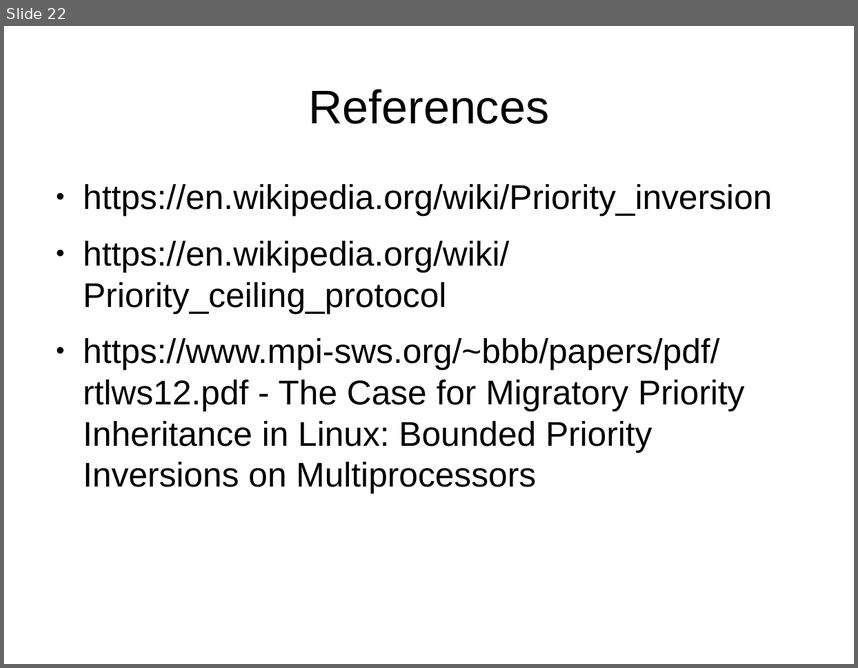
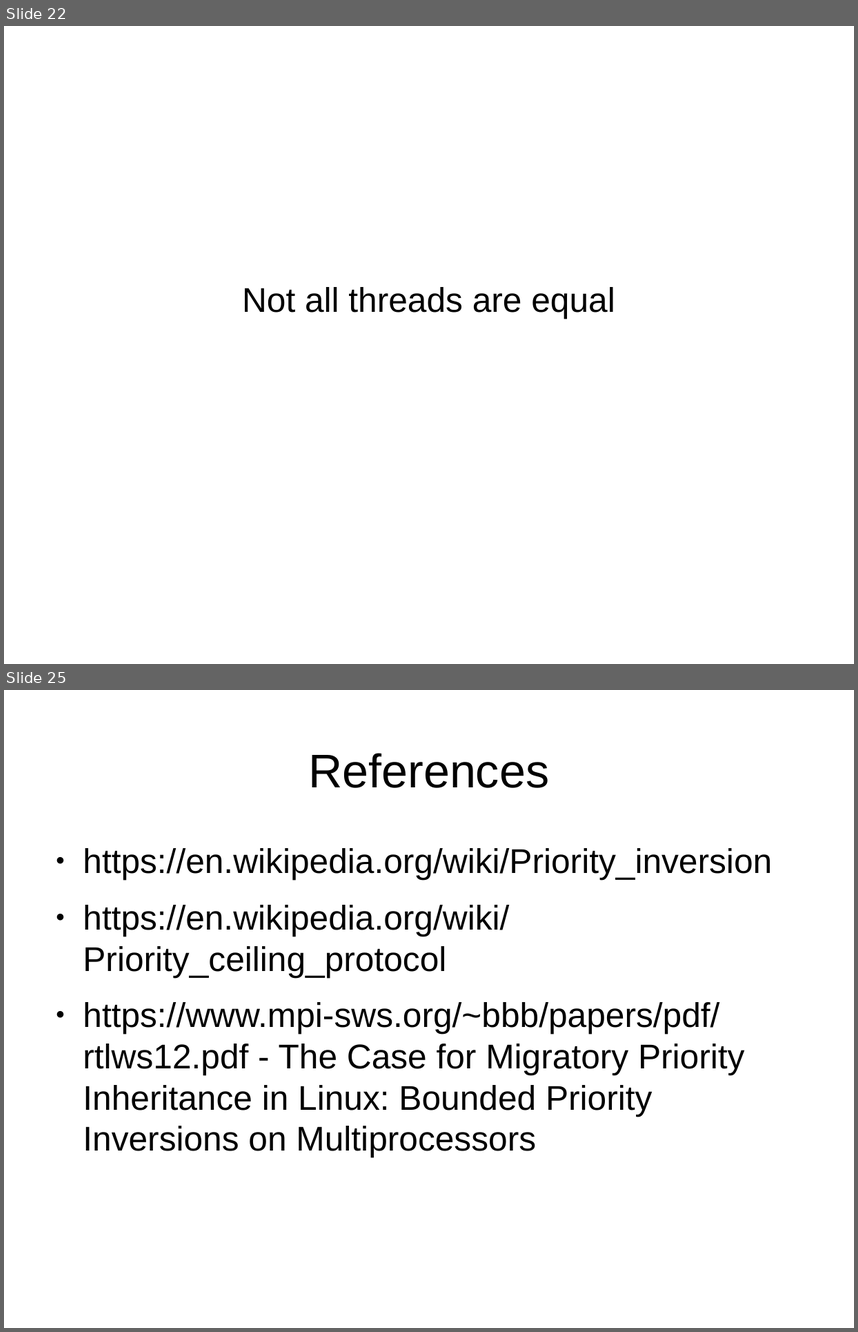
Before and after one commit to kalmuthu/slides, a slide deck: odp/pthreads_linux.odp. Shown one above the other, each under a label of ours: slide 22 before the commit, slides 22 and 25 after it; the slides between them are not shown. The pictures are 858x668 and 858x1332 pixels, drawn with LibreOffice and Linux fonts; fonts in the diff are those of the drawing. Boxes give left, top, right and bottom in pixels: in the first picture for what was removed or moved away, otherwise in the second. Text is boxed around its words. In the diff, an @@ line names an element or a change of style, - is before the commit and + after.

```diff
--- a/odp/pthreads_linux.odp
+++ b/odp/pthreads_linux.odp
@@ slide 22 added at (4, 26, 854, 664), background #FFFFFF @@
@@ subtitle added at (242, 287, 615, 318), 32 pt, text #000000 @@
+Not all threads are equal
@@ what was slide 22 is now slide 25 @@
```
Also in this commit, not shown: 2 other slides added.
